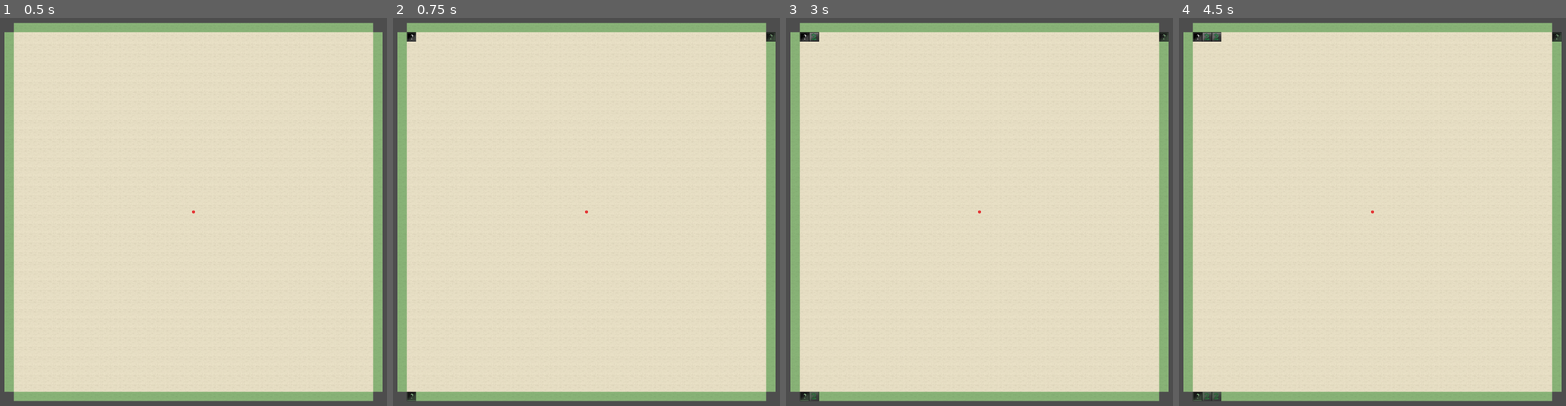
Above: before the commit, frames 1-4 (left to right).
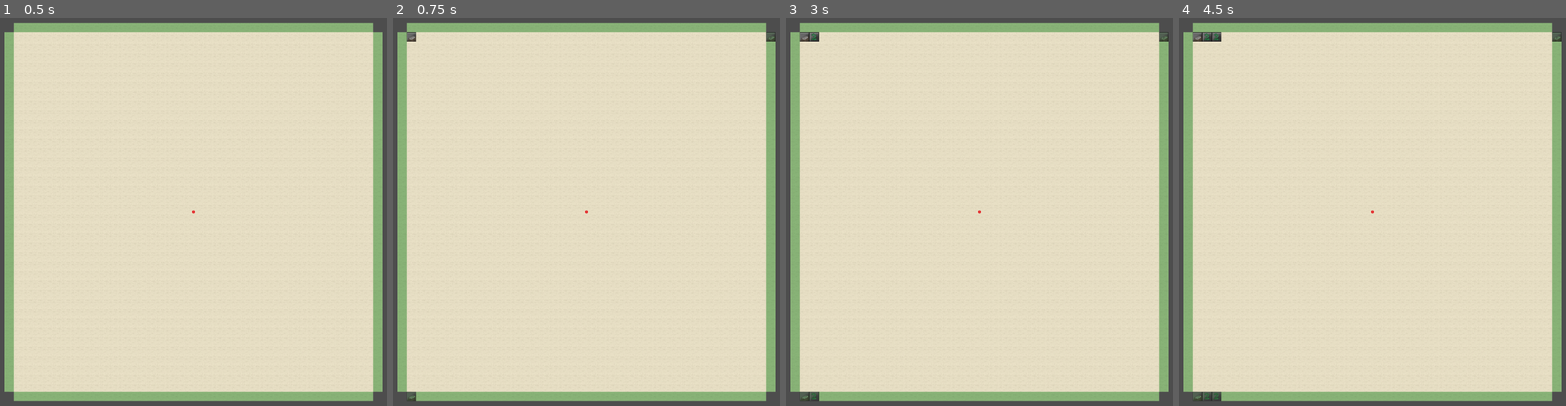
Above: after the commit, the same moments.

Repository: dokicoder/ToruSpace
Game: Godot game, scene res://scenes/Game.tscn
Two runs of this game, one before a commit and one after it. Both use one fixed random seed, a clock stepped at 60 frames per second and the inputs below.
Inputs (mouse positions are in pixels of both pictures, inside the frame that each line leads up to):
- Up to frame 1 (0.5 s): no input
- Up to frame 2 (0.75 s): tap Enter at 0.5 s; move the mouse to (412, 37) at 0.52 s; click (412, 37) at 0.67 s
- Up to frame 3 (3 s): tap Space at 1.25, 2.75 s; move the mouse to (1165, 37) at 1.27 s; click (1165, 37) at 1.42 s; tap Enter at 2 s; move the mouse to (805, 398) at 2.02 s; click (805, 398) at 2.17 s; move the mouse to (813, 37) at 2.77 s; click (813, 37) at 2.92 s
- Up to frame 4 (4.5 s): tap Enter at 3.5 s; move the mouse to (1206, 398) at 3.52 s; click (1206, 398) at 3.67 s; tap Space at 4.25 s; move the mouse to (1217, 37) at 4.27 s; click (1217, 37) at 4.42 s

Frame 1 is identical in both runs. In frame 2, 0.1% of the frame differs, in the area x 3-99%, y 3-99%; in frame 3, 0.1%; in frame 4, 0.1%.

Commit message:
flooding and game controls

Diff:
--- a/scripts/Board.gd
+++ b/scripts/Board.gd
@@ -4,6 +4,10 @@
 const height: int = 38
 
 var board: MineField
+
+var delta_acc: float = 0.0
+
+const STEP = 0.1
 
 func _debug_set_all_field_mask_types():
 	board.set_mask_at(0, 0, MineField.MaskState.MARKED_UNSURE)
@@ -31,3 +35,11 @@
 	board.deploy_random_mines(num_mines)
 
 	#_debug_set_all_field_mask_types()
+
+
+func _process(delta: float) -> void:
+	delta_acc += delta
+	if(delta_acc > STEP):
+		delta_acc -= STEP
+		board.flood_step()
+		board.mark_cleared_mines()
--- a/scripts/Field.gd
+++ b/scripts/Field.gd
@@ -17,8 +17,7 @@
 			MOUSE_BUTTON_LEFT:
 				if event.pressed:
 					print("%d / %d" % [_x, _y])
-					Brd.board.clear_field(_x, _y)
+					Brd.board.make_move(_x, _y, MineField.MoveType.CLEAR_FIELD)
 			MOUSE_BUTTON_RIGHT:
 				if event.pressed:
-					#print("%d / %d" % [_x, _y])
-					Brd.board.flood_step()
+					Brd.board.make_move(_x, _y, MineField.MoveType.RESET_MASK)
--- a/scripts/MineField.gd
+++ b/scripts/MineField.gd
@@ -18,7 +18,7 @@
 	CLEAR_FIELD,
 	MARK_UNSURE,
 	MARK_MINE,
-	CLEAR_MARK,
+	RESET_MASK,
 }
 
 var _width: int = -1
@@ -116,20 +116,15 @@
 	if val < 9:
 		set_field_at_idx(idx, val+1)
 
-func ddrop_mine_at(x:int, y:int) -> bool:
-	var field_val = get_field_at(x, y)
-	if field_val == FieldState.MINE_LIVE || field_val == FieldState.MINE_EXPLODED:
-		return false
-
-	set_field_at(x, y, FieldState.MINE_LIVE)
-	_num_live_mines += 1
-	return true
+func drop_mine_at(x:int, y:int) -> bool:
+	return drop_mine_at_idx( xy_to_idx(x, y) )
 
 func drop_mine_at_idx(idx: int) -> bool:
 	if _field[idx] == FieldState.MINE_LIVE || _field[idx] == FieldState.MINE_EXPLODED:
 		return false
 
 	set_field_at_idx(idx, FieldState.MINE_LIVE)
+	_mine_idx_list.append(idx)
 	for neighbor_idx in get_neighbor_field_indizes(idx):
 		increment_field_at_idx(neighbor_idx)
 
@@ -210,7 +205,7 @@
 func mark_obvious_mine(field_idx: int) -> bool:
 	var field_val = get_field_at_idx(field_idx)
 
-	if field_val != FieldState:
+	if field_val != FieldState.MINE_LIVE:
 		return false
 
 	for neighbor_idx in get_neighbor_field_indizes(field_idx):
@@ -272,18 +267,15 @@
 	# TODO: somewhere else could actually happen to be the same place --> fix that
 	deploy_random_mines(num_removed_mines)
 
-
 func clear_field(x: int, y: int) -> bool:
 	#if _is_first_move:
 	#free_for_first_move(x, y)
 
-	print_debug("clear field ", x, " ", y)
+	print_debug("clear field (%", x, " ", y)
 
 	var field_val = get_field_at(x, y)
-	var field_mask = get_mask_at(x, y)
+	#var field_mask = get_mask_at(x, y)
 	var field_idx = xy_to_idx(x, y)
-
-	print(">>>",field_idx)
 
 	if get_mask_at(x, y) != MaskState.BLIND:
 		return true
@@ -295,16 +287,16 @@
 	#flood_step()
 
 	# mark obvious mines
-	mark_cleared_mines()
+	#mark_cleared_mines()
 
 	# full flood operation could be slow
 	# fullyFloodFrom(field)
 
 	# congrats, you are dead. or lost a life
-	if field_val == FieldState.MINE_LIVE:
-		set_field_at(x, y, FieldState.MINE_EXPLODED)
-		set_mask_at(x, y, MaskState.MARKED_MINE)
-		return false
+	# if field_val == FieldState.MINE_LIVE:
+	# 	set_field_at(x, y, FieldState.MINE_EXPLODED)
+	# 	set_mask_at(x, y, MaskState.MARKED_MINE)
+	# 	return false
 
 	return true
 
@@ -330,8 +322,8 @@
 		set_mask_at(x, y, MaskState.MARKED_MINE)
 	elif type == MoveType.MARK_UNSURE:
 		set_mask_at(x, y, MaskState.MARKED_UNSURE)
-	elif type == MoveType.CLEAR_MARK:
-		set_mask_at(x, y, MaskState.CLEAR)
+	elif type == MoveType.RESET_MASK:
+		set_mask_at(x, y, MaskState.BLIND)
 	elif type == MoveType.CLEAR_FIELD:
 		clear_field(x, y)
 	else:
@@ -342,7 +334,8 @@
 
 	var next_flood_list: PackedInt32Array = []
 
-	print("flood count: ", _flood_list.size())
+	if _flood_list.size() > 0:
+		print("flood count: ", _flood_list.size())
 
 	for field_idx in _flood_list:
 		if get_field_at_idx(field_idx) != FieldState.EMPTY:
@@ -366,3 +359,5 @@
 	# replace closedList with current floodList, update floodList to next_flood_list
 	_closed_list = _flood_list
 	_flood_list = next_flood_list
+
+	return not next_flood_list.is_empty()
